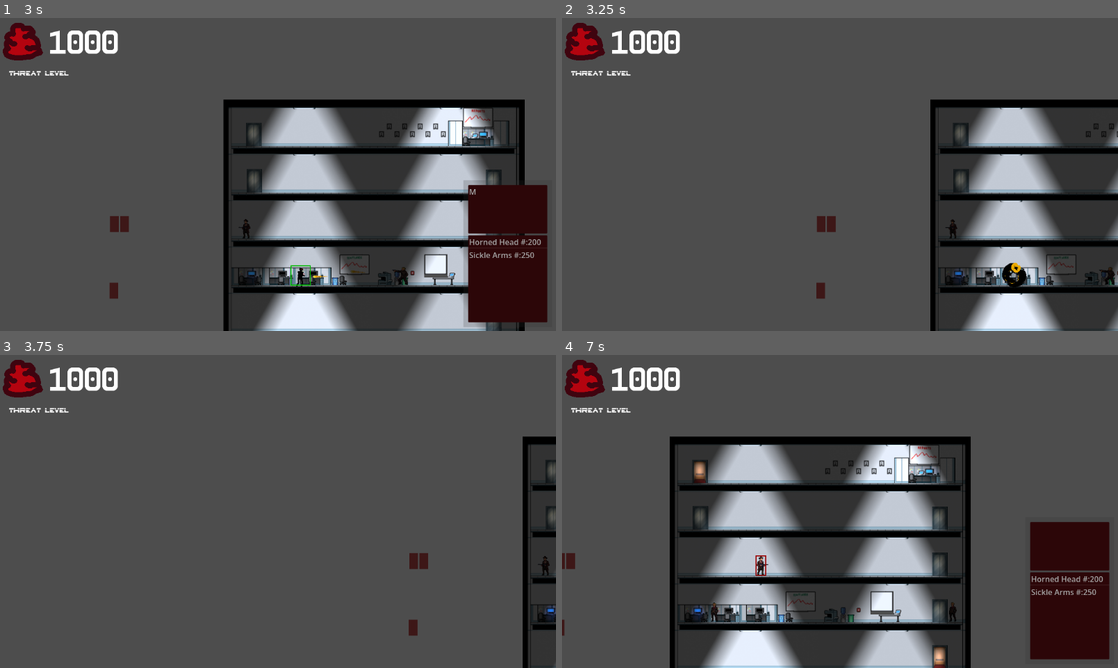
Above: before the commit, frames 1-4 (two rows, left to right).
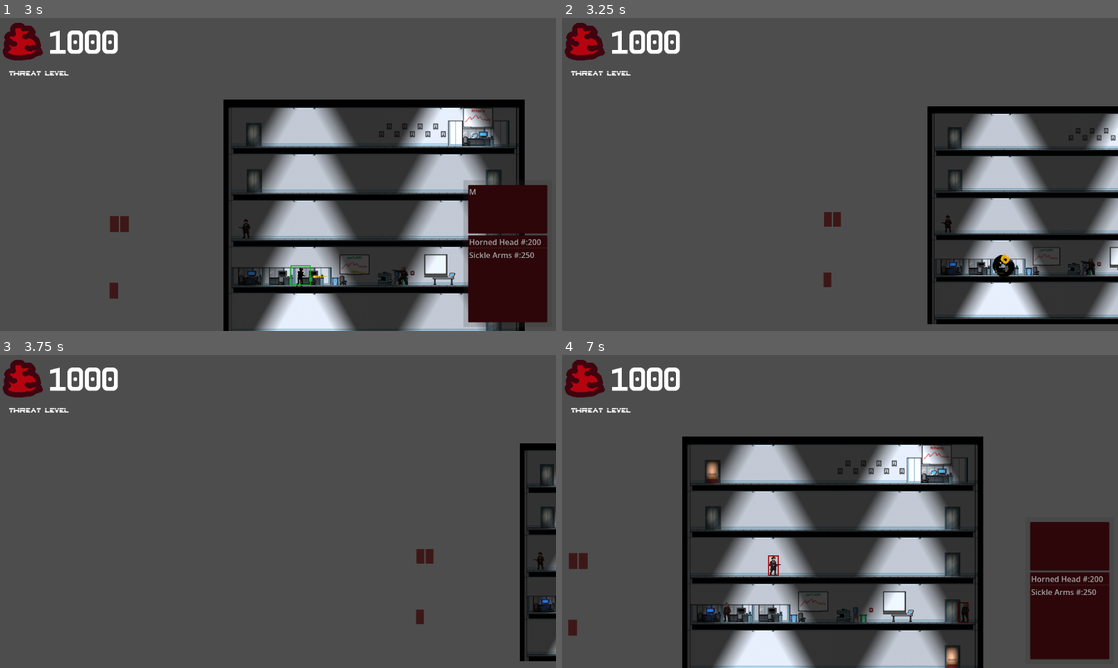
Above: after the commit, the same moments.

Repository: Lambosaurus/wildjam-mutation
Game: Godot game, scene res://ui/start_screen.tscn
Same seed, same stepped clock (60 frames per second), same inputs: the game is played once before the commit and once after it.
Inputs (mouse positions are in pixels of both pictures, inside the frame that each line leads up to):
- Up to frame 1 (3 s): click "Start" at 0.5 s; tap Enter at 1.25 s; drag from (22, 196) to (389, 293) at 1.27 s; drag from (161, 246) to (389, 293) at 2.02 s; move the mouse to (11, 196) at 2.77 s; hold A (left) from 2.78 s (still down); tap W (up) at 2.85 s; click (11, 196) at 2.92 s
- Up to frame 2 (3.25 s): keep holding A (left); tap Mouse wheel down (scroll_down, bound only after the commit) at 3.05 s
- Up to frame 3 (3.75 s): release A (left) at 3.5 s; drag from (405, 627) to (544, 517) at 3.52 s
- Up to frame 4 (7 s): drag from (1117, 564) to (1112, 470) at 4.27 s; tap Space at 5 s; drag from (673, 464) to (756, 433) at 5.02 s; tap Enter at 5.75 s; move the mouse to (867, 511) at 5.77 s; hold D (right) 5.78-6.5 s; tap Mouse wheel up (scroll_up, bound only after the commit) at 5.85 s; click (867, 511) at 5.92 s; drag from (962, 611) to (767, 564) at 6.52 s

Frame 1 is identical in both runs. In frame 2, 15% of the frame differs, in the area x 45-100%, y 26-100%; in frame 3, 2.5%; in frame 4, 20%, in the area x 0-76%, y 26-100%.

Commit message:
Add camera zoom on mousewheel

Diff:
--- a/main/main.gd
+++ b/main/main.gd
@@ -4,6 +4,13 @@
 @export_group("Camera")
 @export var camera_speed = 20
 @export var threat_level = 0
+@export var min_zoom: float = 0.25
+@export var max_zoom: float = 2.0
+
+@export var zoom = 1.0:
+	set(value):
+		zoom = value
+		$MainCamera.zoom = Vector2(zoom, zoom)
 
 var pause_menu = preload("res://ui/pause_menu.tscn")
 
@@ -19,4 +26,11 @@
 func update_camera():
 	var move_direction = Input.get_vector("left", "right", "up", "down")
 	if move_direction:
-		$MainCamera.position += move_direction * camera_speed
+		$MainCamera.position += move_direction * camera_speed / zoom
+
+	if Input.is_action_just_released("scroll_up"):
+		if zoom < max_zoom:
+			zoom *= 1.1
+	elif Input.is_action_just_released("scroll_down"):
+		if zoom > min_zoom:
+			zoom /= 1.1
--- a/project.godot
+++ b/project.godot
@@ -59,6 +59,16 @@
 "events": [Object(InputEventKey,"resource_local_to_scene":false,"resource_name":"","device":-1,"window_id":0,"alt_press …(192 unchanged characters)…
 ]
 }
+scroll_up={
+"deadzone": 0.2,
+"events": [Object(InputEventMouseButton,"resource_local_to_scene":false,"resource_name":"","device":-1,"window_id":0,"alt_pressed":false,"shift_pressed":false,"ctrl_pressed":false,"meta_pressed":false,"button_mask":8,"position":Vector2(141, 19),"global_position":Vector2(150, 67),"factor":1.0,"button_index":4,"canceled":false,"pressed":true,"double_click":false,"script":null)
+]
+}
+scroll_down={
+"deadzone": 0.2,
+"events": [Object(InputEventMouseButton,"resource_local_to_scene":false,"resource_name":"","device":-1,"window_id":0,"alt_pressed":false,"shift_pressed":false,"ctrl_pressed":false,"meta_pressed":false,"button_mask":16,"position":Vector2(241, 18),"global_position":Vector2(250, 66),"factor":1.0,"button_index":5,"canceled":false,"pressed":true,"double_click":false,"script":null)
+]
+}
 
 [layer_names]
 
